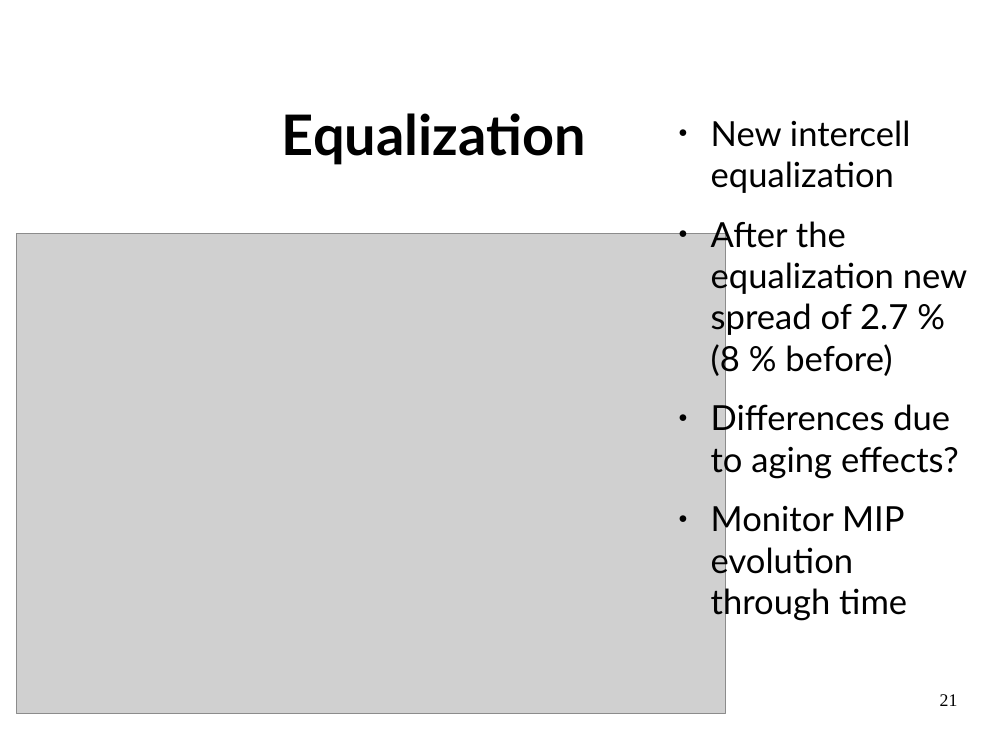
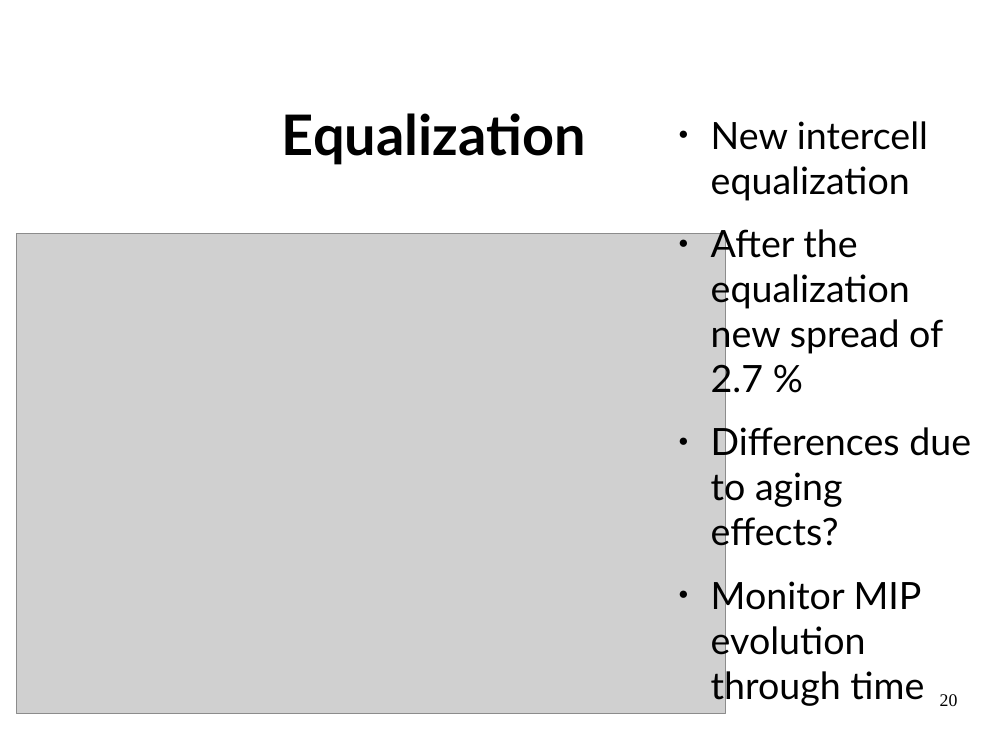
Before and after one commit to LBasara/LBasara.github.io, a slide deck: slide 20 of Defense.odp (slide 21 before the commit). Drawn at 1008x756 pixels with LibreOffice and Linux fonts; fonts in the diff are those of the drawing; grey boxes stand for pictures. Boxes give left, top, right and bottom in pixels: in the first picture for what was removed or moved away, otherwise in the second. Text is boxed around its words. In the diff, an @@ line names an element or a change of style, - is before the commit and + after.

```diff
--- a/Defense.odp
+++ b/Defense.odp
@@ text at bbox=[711, 121, 971, 706]: size 27.2 to 29.6 pt in "New intercell equalization", "Differences due to aging effects?", "Monitor MIP evolution through time" @@
@@ text at bbox=[711, 229, 943, 400]: text changed; size 27.2 to 29.6 pt @@
-● After the equalization new spread of 2.7 % (8 % before)
+● After the equalization new spread of 2.7 %
@@ page number at bbox=[940, 694, 958, 706]: text changed @@
-21
+20
```
Also in this commit, not shown: 14 other slides changed, 4 slides added, 4 slides removed, 43 other files.
